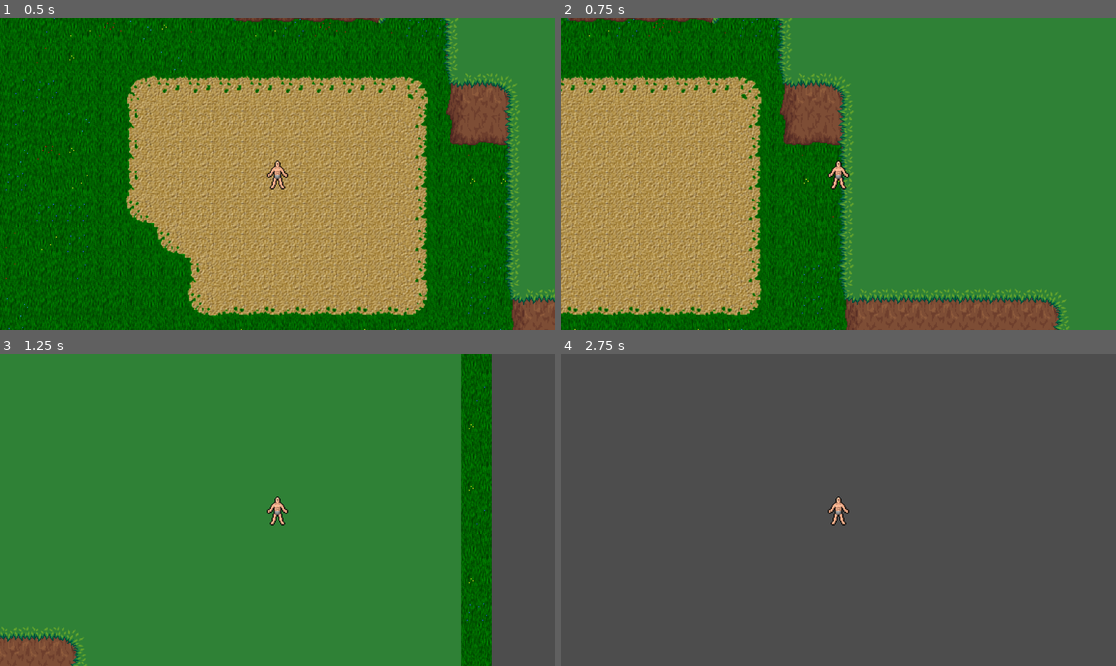
Above: before the commit, frames 1-4 (two rows, left to right).
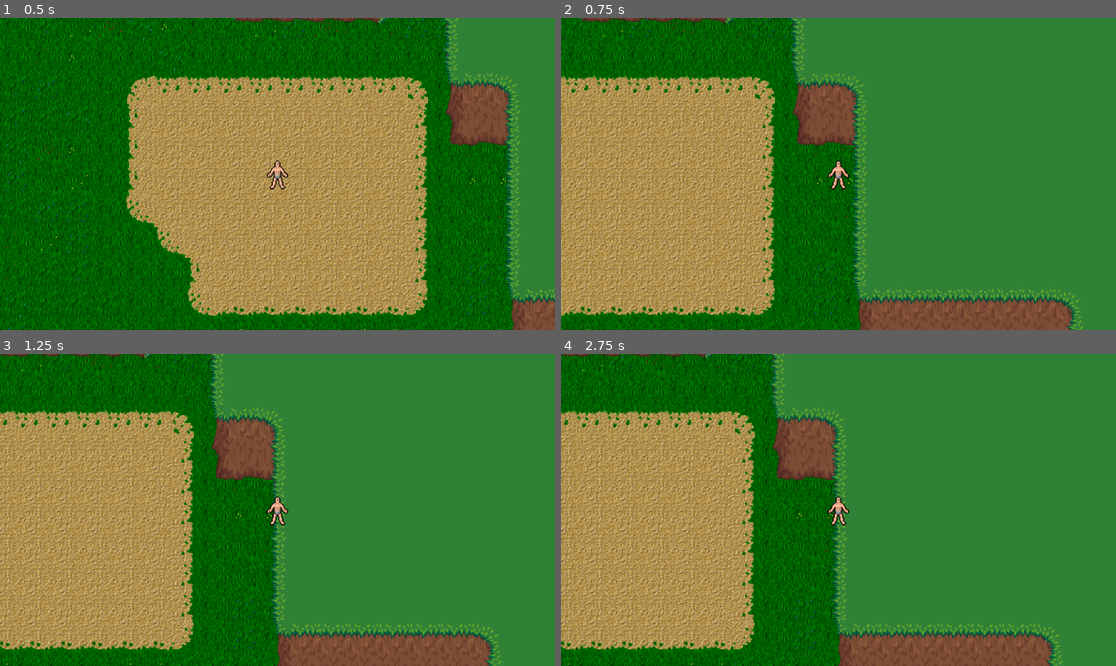
Above: after the commit, the same moments.

Repository: Origier/DungeonsAndDigital
Game: Godot game, scene res://Scenes/test_scene.tscn
Two runs of this game, one before a commit and one after it. Both use one fixed random seed, a clock stepped at 60 frames per second and the inputs below.
Inputs:
- Up to frame 1 (0.5 s): no input
- Up to frame 2 (0.75 s): tap Enter at 0.5 s; hold Right (ui_right) from 0.53 s (still down); hold Shift (Sprint) from 0.53 s (still down); tap Space (Dodge Roll) at 0.6 s
- Up to frame 3 (1.25 s): keep holding Right (ui_right); keep holding Shift (Sprint)
- Up to frame 4 (2.75 s): release Right (ui_right) at 1.28 s; release Shift (Sprint) at 1.28 s; hold Down (ui_down) 1.28-2.03 s; tap Shift (Sprint) at 1.35 s; tap Space (Dodge Roll) at 1.55, 2.1 s; hold Right (ui_right) from 2.03 s (still down); hold Shift (Sprint) from 2.03 s (still down)

Frame 1 is identical in both runs. In frame 2, 22% of the frame differs, in the area x 0-95%, y 0-100%; in frame 3, 68%; in frame 4, 100%, in the area x 0-100%, y 0-100%.

Commit message:
feat: added baseline stamina and health system

Diff:
--- a/Game/Scenes/player.tscn
+++ b/Game/Scenes/player.tscn
@@ -1,10 +1,14 @@
-[gd_scene load_steps=3 format=3 uid="uid://1hw3ifmfjxlq"]
+[gd_scene load_steps=4 format=3 uid="uid://1hw3ifmfjxlq"]
 
 [ext_resource type="Texture2D" uid="uid://bdi0qavk3uola" path="res://Sprites/demigod_m.png" id="1_5enpw"]
 [ext_resource type="Script" path="res://Scripts/player.gd" id="1_eaonk"]
+[ext_resource type="PackedScene" uid="uid://dr76hdscuxgm7" path="res://Scenes/stat_block.tscn" id="3_8hov5"]
 
 [node name="Player" type="CharacterBody2D"]
 script = ExtResource("1_eaonk")
+
+[node name="StatBlock" parent="." instance=ExtResource("3_8hov5")]
+sprint_speed = 40000
 
 [node name="PlayerSprite" type="Sprite2D" parent="."]
 texture = ExtResource("1_5enpw")
@@ -21,5 +25,9 @@
 wait_time = 0.5
 one_shot = true
 
+[node name="SprintStaminaUsageTimer" type="Timer" parent="."]
+wait_time = 0.1
+
 [connection signal="timeout" from="DodgeRollTimer" to="." method="_on_dodge_roll_timer_timeout"]
 [connection signal="timeout" from="DodgeRollCoolDownTimer" to="." method="_on_dodge_roll_cool_down_timer_timeout"]
+[connection signal="timeout" from="SprintStaminaUsageTimer" to="." method="_on_sprint_stamina_usage_timer_timeout"]
--- /dev/null
+++ b/Game/Scenes/stat_block.tscn
@@ -0,0 +1,13 @@
+[gd_scene load_steps=2 format=3 uid="uid://dr76hdscuxgm7"]
+
+[ext_resource type="Script" path="res://Scripts/statblock.gd" id="1_7qqgu"]
+
+[node name="StatBlock" type="Node"]
+script = ExtResource("1_7qqgu")
+
+[node name="HealthRegenTimer" type="Timer" parent="."]
+
+[node name="StaminaRegenTimer" type="Timer" parent="."]
+
+[connection signal="timeout" from="HealthRegenTimer" to="." method="_on_health_regen_timer_timeout"]
+[connection signal="timeout" from="StaminaRegenTimer" to="." method="_on_stamina_regen_timer_timeout"]
--- a/Game/Scripts/player.gd
+++ b/Game/Scripts/player.gd
@@ -1,21 +1,17 @@
 extends CharacterBody2D
 
-# Speed variables
-@export var walking_speed := 25000
-@export var sprint_speed := 50000
-var current_speed := walking_speed
-
 # Dodge roll controls
-@export var dodge_roll_multiplier := 3
 var dodge_roll_direction = null
 var in_dodge_roll := false
 var dodge_roll_cooldown := false
+var sprinting := false
 
-# Stamina control
-@export var starting_stamina := 100
-var stamina_max := starting_stamina
+# Costs for certain actions
+@export var stamina_cost_sprint : float = 15.0		# Per second
+@export var stamina_cost_dodge : float = 35.0		# Per dodge
 
 func _process(delta):
+	# Resetting the velocity each frame
 	velocity = Vector2(0, 0)
 
 	# Processing any current dodge rolls
@@ -23,18 +19,26 @@
 		continue_dodge_roll(delta)
 	else:
 		# Checking for dodge rolls
-		if Input.is_action_just_pressed("Dodge Roll") and not dodge_roll_cooldown:
+		if Input.is_action_just_pressed("Dodge Roll") and not dodge_roll_cooldown and $StatBlock.get_stamina() >= stamina_cost_dodge:
+			$StatBlock.alter_stamina(-stamina_cost_dodge)
 			start_dodge_roll(delta)
 
 		# Add any sprinting modifier to the player
-		if Input.is_action_pressed("Sprint"):
-			current_speed = sprint_speed
-		else:
-			current_speed = walking_speed
+		if Input.is_action_just_pressed("Sprint") and not sprinting and $StatBlock.get_stamina() >= stamina_cost_sprint:
+			sprinting = true
+			$SprintStaminaUsageTimer.start()
+
+		# Removing the players sprint when sprint is released
+		if Input.is_action_just_released("Sprint") or $StatBlock.get_stamina() == 0.0:
+			sprinting = false
+			$SprintStaminaUsageTimer.stop()
 
 		# Get the direction of travel and calculate the velocity on the player basic input
 		var direction = Input.get_vector("ui_left", "ui_right", "ui_up", "ui_down")
-		velocity = direction * current_speed * delta
+		if sprinting:
+			velocity = direction * $StatBlock.sprint_speed * delta
+		else:
+			velocity = direction * $StatBlock.walking_speed * delta
 
 		move_and_slide()
 
@@ -50,7 +54,7 @@
 
 # Processes each frame of the dodge roll until the timer ends
 func continue_dodge_roll(delta):
-	velocity = dodge_roll_direction * walking_speed * delta * dodge_roll_multiplier
+	velocity = dodge_roll_direction * $StatBlock.walking_speed * delta * $StatBlock.dodge_roll_multiplier
 	move_and_slide()
 
 # Taking the player out of the dodge roll and starting the cooldown
@@ -62,3 +66,6 @@
 # Removing the cooldown, the player may dodge roll again
 func _on_dodge_roll_cool_down_timer_timeout():
 	dodge_roll_cooldown = false
+
+func _on_sprint_stamina_usage_timer_timeout():
+	$StatBlock.alter_stamina(-stamina_cost_sprint * $SprintStaminaUsageTimer.wait_time)
--- /dev/null
+++ b/Game/Scripts/statblock.gd
@@ -0,0 +1,55 @@
+extends Node
+
+# Exports
+@export var starting_health : float = 100
+@export var health_regen_rate : float = 5.0		# Per second
+@export var starting_stamina : float = 100
+@export var stamina_regen_rate : float = 5.0	# Per second
+@export var walking_speed := 25000
+@export var sprint_speed := 50000
+@export var dodge_roll_multiplier := 3
+
+# Stamina controls
+var _stamina := starting_stamina
+var _stamina_max := starting_stamina
+# Health controls
+var _health := starting_health
+var _health_max := starting_health
+
+# Adds the given delta to the current stamina, can accept positive and negative numbers
+func alter_stamina(delta):
+	_stamina += delta
+	if _stamina <= 0.0:
+		_stamina = 0.0
+	elif _stamina >= _stamina_max:
+		_stamina = _stamina_max
+		$StaminaRegenTimer.stop()
+	# Starts regenerating if the timer isn't currently working
+	else:
+		if $StaminaRegenTimer.is_stopped():
+			$StaminaRegenTimer.start()
+
+func get_stamina():
+	return _stamina
+
+# Adds the given delta to the current health, can accept positive and negative numbers
+func alter_health(delta):
+	_health += delta
+	if _health <= 0.0:
+		_health = 0.0
+	elif _health >= _health_max:
+		_health = _health_max
+		$HealthRegenTimer.stop()
+	# Starts regenerating if the timer isn't currently working
+	else:
+		if $HealthRegenTimer.is_stopped():
+			$HealthRegenTimer.start()
+
+func get_health():
+	return _health
+
+func _on_stamina_regen_timer_timeout():
+	alter_stamina(stamina_regen_rate * $StaminaRegenTimer.wait_time)
+
+func _on_health_regen_timer_timeout():
+	alter_health(health_regen_rate * $HealthRegenTimer.wait_time)
